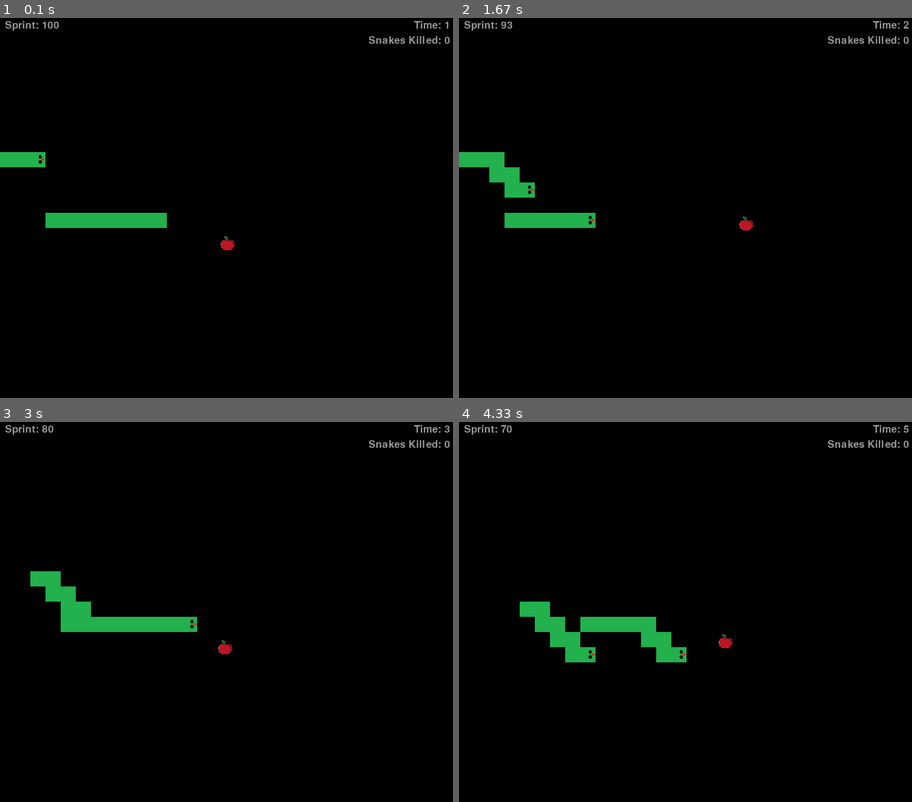
Above: before the commit, frames 1-4 (two rows, left to right).
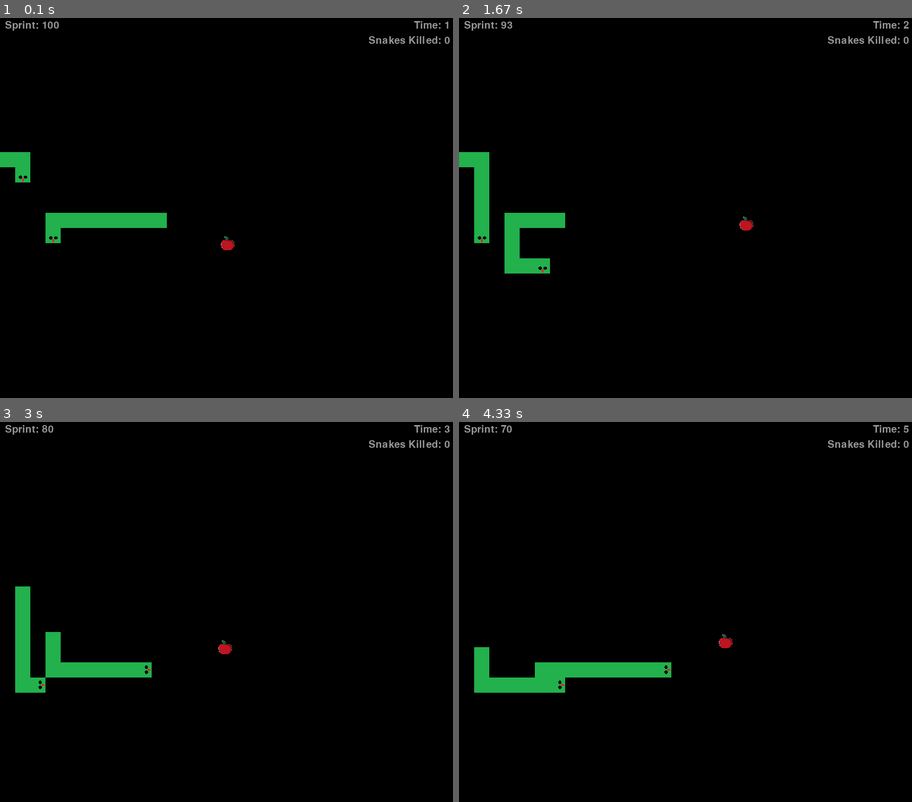
Above: after the commit, the same moments.

Repository: lorinzzz/cursed-snake-game
Game: pygame game, started from main.py
The game is run twice, just before and just after one commit, with the same random seed, the same clock (stepped at 60 frames per second) and the same inputs.
Inputs:
- Up to frame 1 (0.1 s): no input
- Up to frame 2 (1.67 s): hold D 0.33-0.8 s; hold W 0.83-1.13 s; tap Shift at 0.9, 1.23, 1.53 s; hold D 1.17-1.63 s
- Up to frame 3 (3 s): hold A 1.67-2.2 s; tap Shift at 1.73, 2.03, 2.3, 2.63, 2.93 s; hold S 2.23-2.53 s; hold A 2.57-2.97 s
- Up to frame 4 (4.33 s): hold W 3-3.37 s; tap Shift at 3.07, 3.47, 3.77, 4.13 s; hold D 3.4-4.03 s; hold S from 4.07 s (still down)

The runs differ from the first frame. In frame 1, 0.4% of the frame differs, in the area x 3-14%, y 35-60%; in frame 2, 2.2%; in frame 3, 4.2%; in frame 4, 4.5%, in the area x 3-51%, y 47-72%.

Commit message:
patrolling ai should be good

Diff:
--- a/main.py
+++ b/main.py
@@ -109,14 +109,13 @@
         elif power_up_status[0] == 3:
             WIN.blit(POISON_PWR_UP, (power_up.x, power_up.y))
 
-    #display snake
+    #display snake body
     for x in range(len(snakes)):
-        for i in range(len(snakes[x])):
-            if i == 0:
-                WIN.blit(spawn_snake_head(direction[i]), (snakes[x][i].x, snakes[x][i].y))
-            if i > 0:
-                WIN.blit(SNAKE_BODY, (snakes[x][i].x, snakes[x][i].y))
-
+        for i in range(1, len(snakes[x])):
+            WIN.blit(SNAKE_BODY, (snakes[x][i].x, snakes[x][i].y))
+    # draw head over body
+    for x in range(len(snakes)):
+        WIN.blit(spawn_snake_head(direction[0]), (snakes[x][0].x, snakes[x][0].y))
     # display projectiles from using the shoot power up
     for bullet in food_bullets:
         pygame.draw.rect(WIN, (255,0,0), bullet)
--- a/snake_ai.py
+++ b/snake_ai.py
@@ -40,7 +40,11 @@
         self.patrol_offset = [0, 0, 0]
         self.patrol_point = [[0,0], [0,0], [0,0]]
         self.patrol_state = [0,0,0]
-        self.patrol_count = [0,0,0,]
+        self.patrol_count = [0,0,0]
+        self.random_indices_for_patrol = [0,1,2]
+        random.shuffle(self.random_indices_for_patrol)
+        self.patrol_moves = [0,0,0]
+
 
         self.random_path_choice1 = random.choice([1,2,3])
         self.random_path_choice2 = random.choice([1,2,3])
@@ -307,9 +311,21 @@
 
         return direction_to_append
     def patrolling_ai(self, snakes, food, i): # ai patrols certain sections of the window for a period before moving to the next, if food comes close enough it will pursue
+        # state 0 = setup mode: get patrol center, move to it
+        # state 1 = active patrol: go to specific patrol points in patrolregion
+        # state 2 = kill mode: food came in proximity of snake head, so snake has 25 moves to pursue the food
+
         # max 3 snakes
         index = i # placeholder
         # get a random point on map with the min offset of 180
+
+
+        if i == self.random_indices_for_patrol[0]:
+            path_choice = self.random_path_choice1
+        if i == self.random_indices_for_patrol[1]:
+            path_choice = self.random_path_choice2
+        if i == self.random_indices_for_patrol[2]:
+            path_choice = self.random_path_choice3
 
         if snakes[i][0].x == self.patrol_point[index][0] and snakes[i][0].y == self.patrol_point[index][1] and self.patrol_state[index] == 1:
             self.patrol_point[index][0] = 30 * random.randint((self.patrol_center[index][0] - self.patrol_offset)/30, (self.patrol_center[index][0] + self.patrol_offset + 30)/30)
@@ -320,15 +336,15 @@
             self.patrol_point[index][1] = 30 * random.randint((self.patrol_center[index][1] - self.patrol_offset)/30, (self.patrol_center[index][1] + self.patrol_offset)/30)
             print("setting patrol point", self.patrol_point[index])
 
-        if self.patrol_count[index] == 10:
+        if self.patrol_count[index] == 15:
             self.patrol_state[index] = 0
             self.patrol_center[index][0] = 0
             self.patrol_center[index][1] = 0
             self.patrol_count[index] = 0
 
 
-
-        if self.patrol_center[index][0] == 0 and self.patrol_center[index][1] == 0:
+        # create patrol center
+        if self.patrol_center[index][0] == 0 and self.patrol_center[index][1] == 0 and self.patrol_state[index] == 0:
             self.patrol_center[index][0] = 30 * random.randint(6, 24)
             self.patrol_center[index][1] = 30 * random.randint(6, 24)
 
@@ -341,17 +357,35 @@
         # go to patrol center
         if (snakes[i][0].x != self.patrol_center[index][0] or snakes[i][0].y != self.patrol_center[index][1]) and self.patrol_state[index] == 0:
             print("going to center")
-            direction_to_append = self.shortest_path_ai(snakes, food, i, self.patrol_center[index][0], self.patrol_center[index][1])
+            if path_choice == 1: # shortest path
+                direction_to_append = self.shortest_path_ai(snakes, food, i, self.patrol_center[index][0], self.patrol_center[index][1])
+            elif path_choice == 2: # vertical line up
+                direction_to_append = self.line_up_ai(snakes, food, i, 0, self.patrol_center[index][0], self.patrol_center[index][1])
+            elif path_choice == 3: # horizontal line up
+                direction_to_append = self.line_up_ai(snakes, food, i, 1, self.patrol_center[index][0], self.patrol_center[index][1])
         elif snakes[i][0].x == self.patrol_center[index][0] and snakes[i][0].y == self.patrol_center[index][1] and self.patrol_state[index] == 0:
             self.patrol_state[index] = 1
             self.patrol_point[index][0] = 30 * random.randint((self.patrol_center[index][0] - self.patrol_offset)/30, (self.patrol_center[index][0] + self.patrol_offset)/30)
             self.patrol_point[index][1] = 30 * random.randint((self.patrol_center[index][1] - self.patrol_offset)/30, (self.patrol_center[index][1] + self.patrol_offset)/30)
             print("setting patrol point", self.patrol_point[index])
 
+        # go to patrol point
         if self.patrol_state[index] == 1:
             direction_to_append = self.shortest_path_ai(snakes, food, i, self.patrol_point[index][0], self.patrol_point[index][1])
 
-
+        # check if snake head in proximity with food, (within 2 blocks away)
+        if food.x >= snakes[i][0].x - 60 and food.x <= snakes[i][0].x + 90 and food.y >= snakes[i][0].y - 60 and food.y <= snakes[i][0].y + 90:
+            self.patrol_state[index] = 2 # kill mode
+            print("patrolling snake in kill mode!")
+        # attack food if in proximity
+        if self.patrol_state[index] == 2: # kill food
+            direction_to_append = self.shortest_path_ai(snakes, food, i)
+            self.patrol_moves[index] += 1
+
+        # if out of kill moves
+        if self.patrol_moves[index] == 25:
+            self.patrol_moves[index] = 0
+            self.patrol_state[index] = 0
         return direction_to_append
 
 
